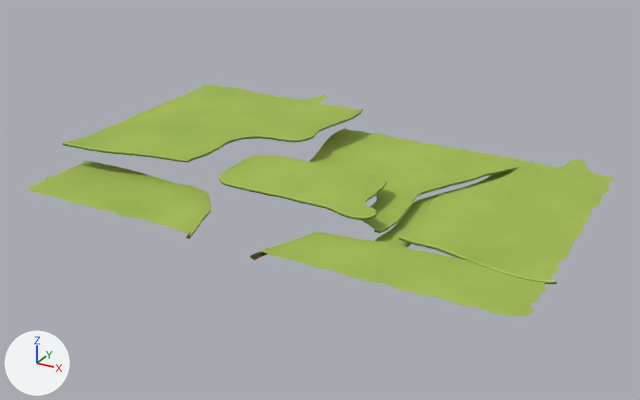
Before and after pictures for a commit that changed the FBX model unity/TrollStategy/Assets/Vitaria/Models/Arena/Meadow/Arena_Meadow_Ground.fbx.
One viewpoint serves both versions: a 50 mm lens placed at (58.4, -101.5, 48.3), pointed at (-0.5, 5.6, -5.2). Lighting does not change. The marker at lower left points along +X, +Y and +Z. The picture after the commit comes second. Where no turn or scale is listed for an object, it has been applied to the vertices. Vertices at exactly the same position are counted once.

The first picture shows 'Arena_Meadow_Ground.001'.
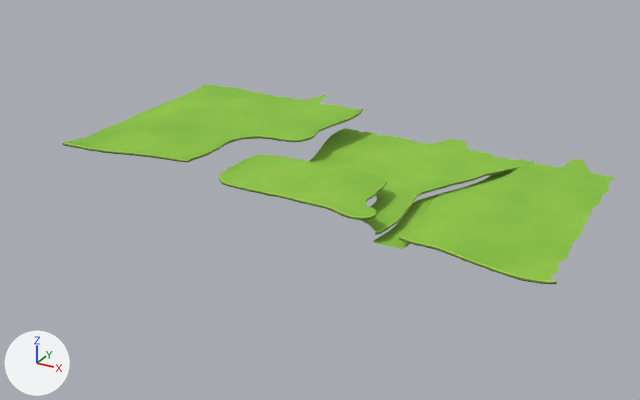
The change in detail:
me_arena_meadow_ground_001 is used by ob_arena_meadow_ground_001; location (0.0, 0.0, 0.0).
me_arena_meadow_ground_001 had 4600 vertices, 8342 faces and spanned x -38.4..38.5, y -18.7..34.5, z -4.2..1.7.
me_arena_meadow_ground_001 now has 3881 vertices, 7087 faces and spans x -38.4..38.5, y -8.2..34.5, z -4.2..1.7.
me_arena_meadow_ground_001 part 1: the loose piece of 108 vertices spanning x 13.2..26.8, y -6.1..33.4, z -4.2..-4.1 is rebuilt with 104 vertices and now spans x 13.2..26.4, y -5.5..29.7, z -4.2..-4.1.
me_arena_meadow_ground_001 part 2: the loose piece of 381 vertices spanning x 2.8..38.0, y -18.7..-6.3, z -3.3..-2.7 is deleted.
me_arena_meadow_ground_001 part 3: the loose piece of 336 vertices spanning x -38.0..-6.8, y -18.2..-3.6, z -3.1..-2.5 is deleted.
me_arena_meadow_ground_001 part 4: 272 vertices moved from x -7.9..24.6, y -3.0..30.2, z -3.1..-2.5 to x -7.5..24.6, y -3.0..30.1, z -3.1..-2.5; 432 vertices removed from x -8.9..24.4, y -4.7..29.9, z -3.1..-2.5; 434 vertices added at x -9.0..24.4, y -5.4..33.8, z -3.1..-2.5.
me_arena_meadow_ground_001 part 5: 3830 kept faces spanning x -38.4..38.4, y -8.1..34.5, z -2.8..1.7 get new texture (UV) coordinates.

Pixel boxes (x1, y1, x2, y2) of what changed, in the pictures (640 x 400 px; the box of a moved part takes in the faces that stretch with it):
'Arena_Meadow_Ground.001', reshaped (14% shorter)
    before: (29, 85, 615, 316)
    after: (63, 85, 615, 284)
part 1 of me_arena_meadow_ground_001, rebuilt
    before: (375, 169, 516, 248)
    after: (374, 170, 515, 249)
part 2 of me_arena_meadow_ground_001, deleted (green)
    before: (250, 232, 546, 316)
part 3 of me_arena_meadow_ground_001, deleted (green)
    before: (29, 161, 211, 239)
part 4 of me_arena_meadow_ground_001, moved or reshaped
    before: (309, 128, 533, 233)
    after: (309, 128, 533, 235)
part 5 of me_arena_meadow_ground_001, surface changed
    both: (64, 85, 615, 282)
